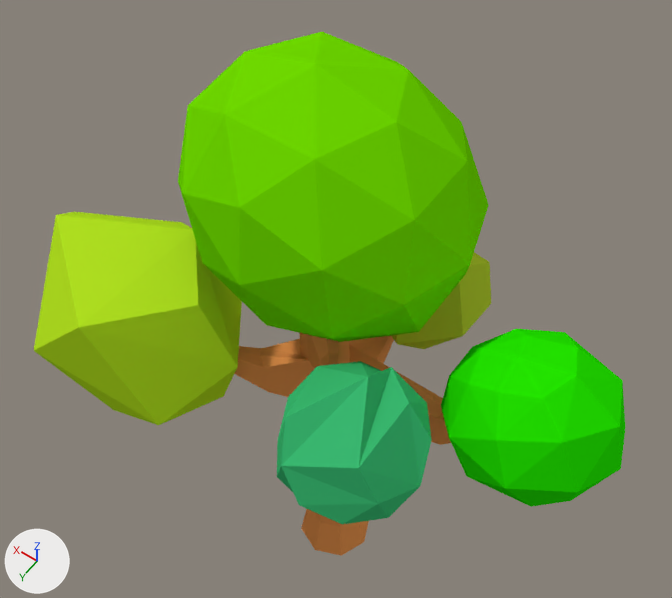
One commit to the Blender file Assets/Models/tree3.blend: the scene before it, then after it.
Before and after are seen from a camera (50 mm lens) standing at (-3.01, 4.2, 11.36) and looking at (0.33, -0.47, 4.01). The lights are fixed; the arrows at lower left show +X, +Y and +Z.

Before the edit, the objects in view are built like this:
```python
ob_tree_leaf1_layer_3 = bpy.data.objects.new('tree leaf1 layer 3', me_icosphere)
ob_tree_leaf1_layer_3.location = (1.69, 0.81, 4.13)
ob_tree_leaf1_layer_3.rotation_euler = (0.0, 0.784, 0.0)  # degrees (0, 45, 0)
ob_tree_leaf1_layer_3.scale = (1.0, 1.0, 1.18)
ob_tree_leaf2_layer3 = bpy.data.objects.new('tree leaf2 layer3', me_icosphere_004)
ob_tree_leaf2_layer3.location = (-0.94, 1.09, 4.74)
ob_tree_leaf2_layer3.rotation_euler = (-0.747, -0.385, 0.313)  # degrees (-43, -22, 18)
ob_tree_leaf2_layer3.scale = (0.676, 0.676, 0.676)
ob_tree_leaf3_layer3 = bpy.data.objects.new('tree leaf3 layer3', me_icosphere_005)
ob_tree_leaf3_layer3.location = (0.31, -0.38, 5.59)
ob_tree_leaf3_layer3.rotation_euler = (0.0, -0.499, 0.0)  # degrees (0, -29, 0)
ob_tree_leaf3_layer3.scale = (1.42, 1.25, 1.25)
ob_tree_leaf4_layer3 = bpy.data.objects.new('tree leaf4 layer3', me_sphere)
ob_tree_leaf4_layer3.location = (-2.02, -0.01, 4.65)
ob_tree_leaf4_layer3.rotation_euler = (0.0737, 0.471, -0.0027)  # degrees (4.2, 27, -0.2)
ob_tree_leaf4_layer3.scale = (0.798, 0.727, 0.727)
ob_tree_leaf5_layer3 = bpy.data.objects.new('tree leaf5 layer3', me_sphere_001)
ob_tree_leaf5_layer3.location = (-0.17, -1.32, 3.83)
ob_tree_leaf5_layer3.rotation_euler = (0.369, 1.945, 0.253)  # degrees (21, 111, 14)
ob_tree_leaf5_layer3.scale = (0.749, 0.749, 0.749)
ob_tree_trunk_layer3 = bpy.data.objects.new('tree trunk layer3', me_cylinder_001)
ob_tree_trunk_layer3.location = (0.0, 0.0, 1.7)
ob_tree_trunk_layer3.scale = (0.32, 0.32, 1.67)
```
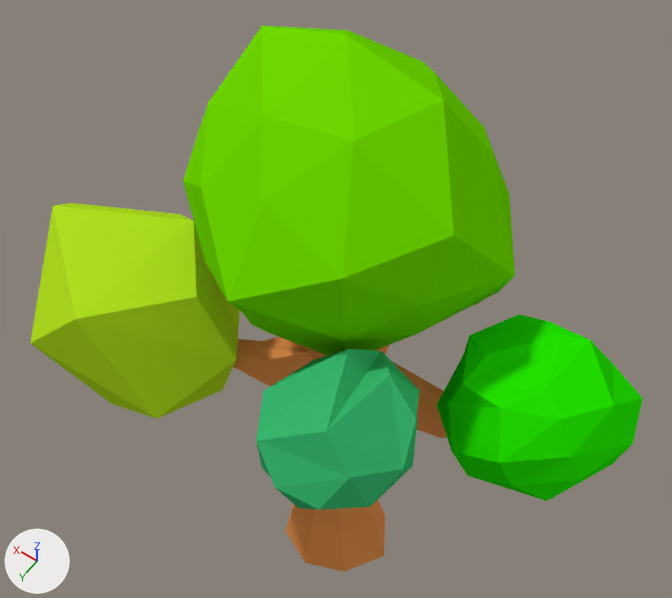
Patch to the scene script:
```diff
--- a/Assets/Models/tree3.blend.py
+++ b/Assets/Models/tree3.blend.py
@@ me_sphere @@
 # used by ob_tree_leaf4_layer3; location = (-2.02, -0.01, 4.65); rotation_euler = (0.0737, 0.471, -0.0027), in degrees (4.2, 27, -0.2); scale = (0.798, 0.727, 0.727)
-me_sphere.from_pydata(...)  # 137 vertices, 144 faces; spans x -1.0..0.94, y -0.98..0.98, z -1.0..1.0
+me_sphere.from_pydata(...)  # 137 vertices, 144 faces; spans x -1.05..1.04, y -1.06..1.05, z -1.05..1.01
+# me_sphere part 3: 137 of 137 vertices moved; they spanned x -1.0..0.94, y -0.98..0.98, z -1.0..1.0 and now span x -1.05..1.04, y -1.06..1.05, z -1.05..1.01; mean shift (0.0, 0.0, 0.0); largest move (-0.14, 0.82, 0.56) -> (-0.13, 0.73, 0.5)
 me_sphere.materials.append(mat_material_003)
@@ me_icosphere_005 @@
 # used by ob_tree_leaf3_layer3; location = (0.31, -0.38, 5.59); rotation_euler = (0.0, -0.499, 0.0), in degrees (0, -29, 0); scale = (1.42, 1.25, 1.25)
-me_icosphere_005.from_pydata(...)  # 42 vertices, 80 faces; spans x -0.95..0.95, y -1.0..1.0, z -1.0..1.0
+me_icosphere_005.from_pydata(...)  # 42 vertices, 80 faces; spans x -1.14..1.11, y -1.15..1.2, z -1.23..1.2
+# me_icosphere_005 part 1: 41 of 42 vertices moved; they spanned x -0.95..0.95, y -1.0..1.0, z -1.0..1.0 and now span x -1.14..1.11, y -1.15..1.2, z -1.23..1.2; mean shift (0.0, 0.0, -0.01); largest move (0.43, 0.31, -0.85) -> (0.57, 0.3, -1.06)
 me_icosphere_005.materials.append(mat_material_001)
@@ me_cylinder_001 @@
 # used by ob_tree_trunk_layer3; location = (0.0, 0.0, 1.7); scale = (0.32, 0.32, 1.67)
-me_cylinder_001.from_pydata(...)  # 104 vertices, 98 faces; spans x -6.56..3.22, y -4.85..3.32, z -1.0..2.39
+me_cylinder_001.from_pydata(...)  # 112 vertices, 106 faces; spans x -6.56..3.22, y -4.85..3.32, z -1.08..2.39
+# me_cylinder_001 part 2: 29 vertices moved from x -2.24..1.41, y -1.41..3.32, z -1.0..1.91 to x -2.37..2.05, y -2.05..3.32, z -1.08..1.91; 8 vertices added at x -1.8..1.46, y -1.46..1.46, z -0.57
 me_cylinder_001.materials.append(mat_trunk_dark)
@@ ob_tree_leaf5_layer3 @@
 ob_tree_leaf5_layer3 = bpy.data.objects.new('tree leaf5 layer3', me_sphere_001)
-ob_tree_leaf5_layer3.location = (-0.17, -1.32, 3.83)
+ob_tree_leaf5_layer3.location = (-0.17, -1.57, 4.15)
 ob_tree_leaf5_layer3.rotation_euler = (0.369, 1.945, 0.253)  # degrees (21, 111, 14)
-ob_tree_leaf5_layer3.scale = (0.749, 0.749, 0.749)
+ob_tree_leaf5_layer3.scale = (0.808, 0.75, 0.757)
 _m = ob_tree_leaf5_layer3.modifiers.new('Decimate', 'DECIMATE')
@@ ob_tree_leaf4_layer3 @@
 ob_tree_leaf4_layer3 = bpy.data.objects.new('tree leaf4 layer3', me_sphere)
-ob_tree_leaf4_layer3.location = (-2.02, -0.01, 4.65)
+ob_tree_leaf4_layer3.location = (-2.02, -0.01, 4.78)
 ob_tree_leaf4_layer3.rotation_euler = (0.0737, 0.471, -0.0027)  # degrees (4.2, 27, -0.2)
@@ ob_tree_leaf3_layer3 @@
 ob_tree_leaf3_layer3 = bpy.data.objects.new('tree leaf3 layer3', me_icosphere_005)
-ob_tree_leaf3_layer3.location = (0.31, -0.38, 5.59)
-ob_tree_leaf3_layer3.rotation_euler = (0.0, -0.499, 0.0)  # degrees (0, -29, 0)
-ob_tree_leaf3_layer3.scale = (1.42, 1.25, 1.25)
+ob_tree_leaf3_layer3.location = (0.05, -0.23, 5.87)
+ob_tree_leaf3_layer3.rotation_euler = (0.159, -0.51, -0.043)  # degrees (9.1, -29, -2.5)
+ob_tree_leaf3_layer3.scale = (1.31, 1.3, 1.16)
 _m = ob_tree_leaf3_layer3.modifiers.new('Decimate', 'DECIMATE')
@@ ob_tree_leaf2_layer3 @@
 ob_tree_leaf2_layer3 = bpy.data.objects.new('tree leaf2 layer3', me_icosphere_004)
-ob_tree_leaf2_layer3.location = (-0.94, 1.09, 4.74)
-ob_tree_leaf2_layer3.rotation_euler = (-0.747, -0.385, 0.313)  # degrees (-43, -22, 18)
+ob_tree_leaf2_layer3.location = (-0.94, 1.26, 5.14)
+ob_tree_leaf2_layer3.rotation_euler = (-0.548, -0.137, 0.122)  # degrees (-31, -7.8, 7)
 ob_tree_leaf2_layer3.scale = (0.676, 0.676, 0.676)
@@ ob_tree_leaf1_layer_3 @@
 ob_tree_leaf1_layer_3 = bpy.data.objects.new('tree leaf1 layer 3', me_icosphere)
-ob_tree_leaf1_layer_3.location = (1.69, 0.81, 4.13)
+ob_tree_leaf1_layer_3.location = (1.69, 0.81, 4.25)
 ob_tree_leaf1_layer_3.rotation_euler = (0.0, 0.784, 0.0)  # degrees (0, 45, 0)
@@ ob_tree_trunk_layer3 @@
 ob_tree_trunk_layer3 = bpy.data.objects.new('tree trunk layer3', me_cylinder_001)
-ob_tree_trunk_layer3.location = (0.0, 0.0, 1.7)
+ob_tree_trunk_layer3.location = (0.0, 0.0, 1.82)
 ob_tree_trunk_layer3.scale = (0.32, 0.32, 1.67)
```

Location of each change, [x1, y1, x2, y2] in pixels of the pictures (672 x 598 px; the box of a moved part takes in the faces that stretch with it):
'tree leaf3 layer3', reshaped, moved, turned, rescaled
    before: [178, 32, 489, 342]
    after: [183, 26, 515, 356]
'tree leaf1 layer 3', moved
    before: [34, 212, 242, 425]
    after: [30, 203, 240, 419]
'tree leaf4 layer3', reshaped, moved (12% wider)
    before: [441, 329, 625, 507]
    after: [437, 314, 643, 501]
'tree leaf2 layer3', moved, turned
    before: [277, 361, 432, 524]
    after: [256, 349, 420, 510]
'tree trunk layer3', reshaped, moved
    before: [235, 333, 451, 556]
    after: [233, 337, 447, 571]
'tree leaf5 layer3', moved, rescaled (not visible afterwards)
    before: [391, 252, 491, 349]
part 2 of me_cylinder_001, moved or reshaped
    before: [301, 334, 443, 556]
    after: [286, 348, 444, 571]
